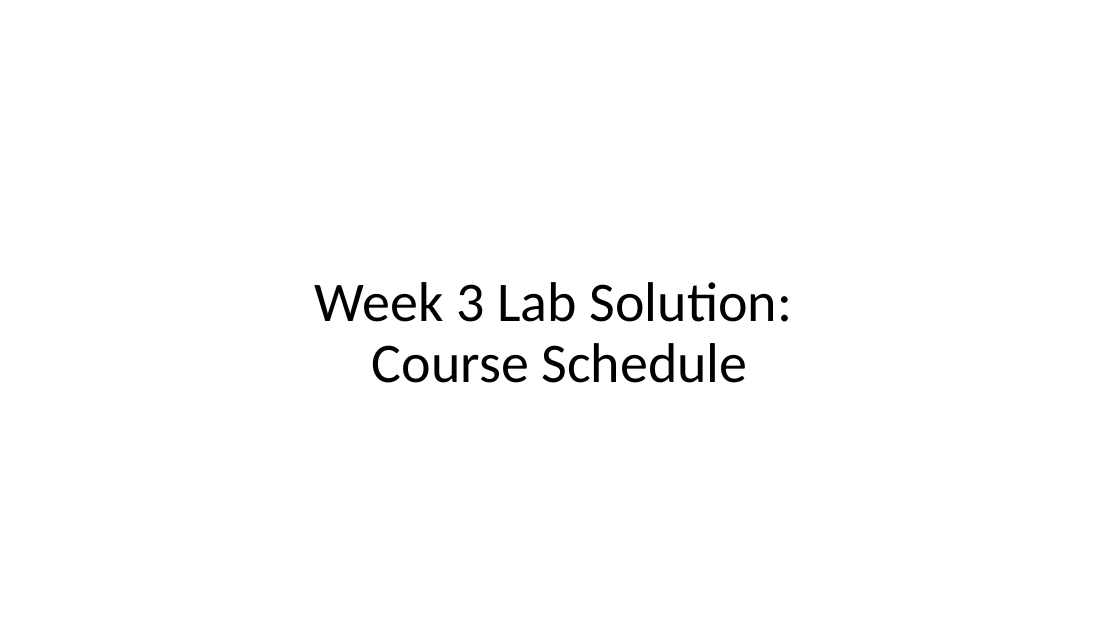
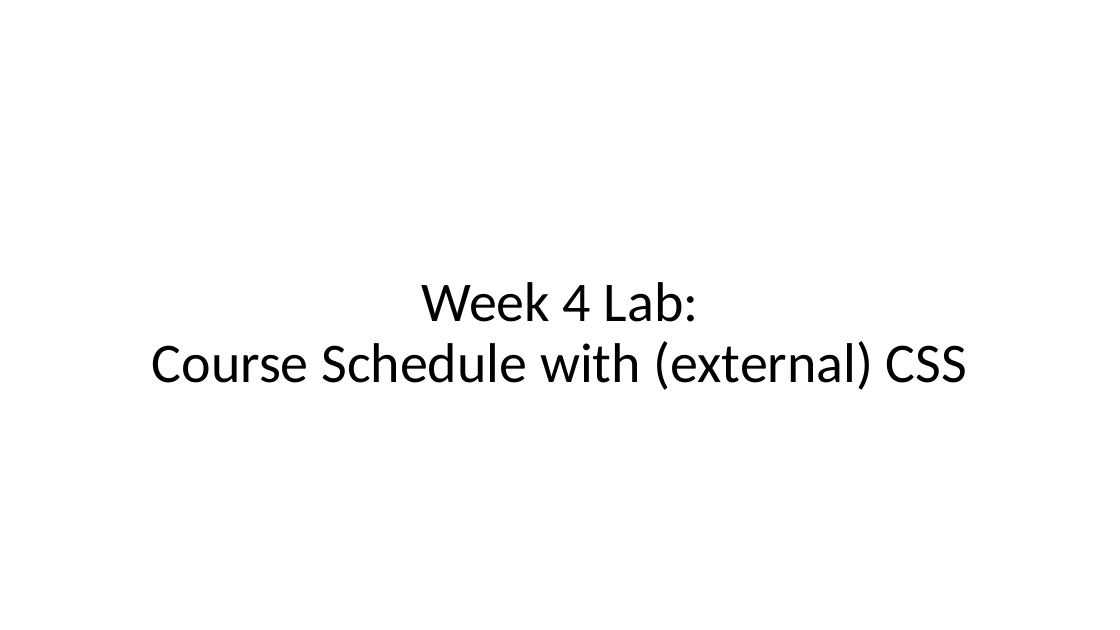
Before and after one commit to EricJPogue/www-epogue-info, a slide deck: slide 6 of CPSC-24700/Presentations/session-09.pptx. Drawn at 1120x630 pixels with LibreOffice and Linux fonts; fonts in the diff are those of the drawing. Boxes give left, top, right and bottom in pixels: in the first picture for what was removed or moved away, otherwise in the second. Text is boxed around its words. In the diff, an @@ line names an element or a change of style, - is before the commit and + after.

```diff
--- a/CPSC-24700/Presentations/session-09.pptx
+++ b/CPSC-24700/Presentations/session-09.pptx
@@ title at (152, 282, 967, 390): text changed @@
-Week 3 Lab Solution:
-Course Schedule
+Week 4 Lab:
+Course Schedule with (external) CSS
```
Also in this commit, not shown: 3 other slides changed, 1 slide added, 2 slides removed, 11 other files.
